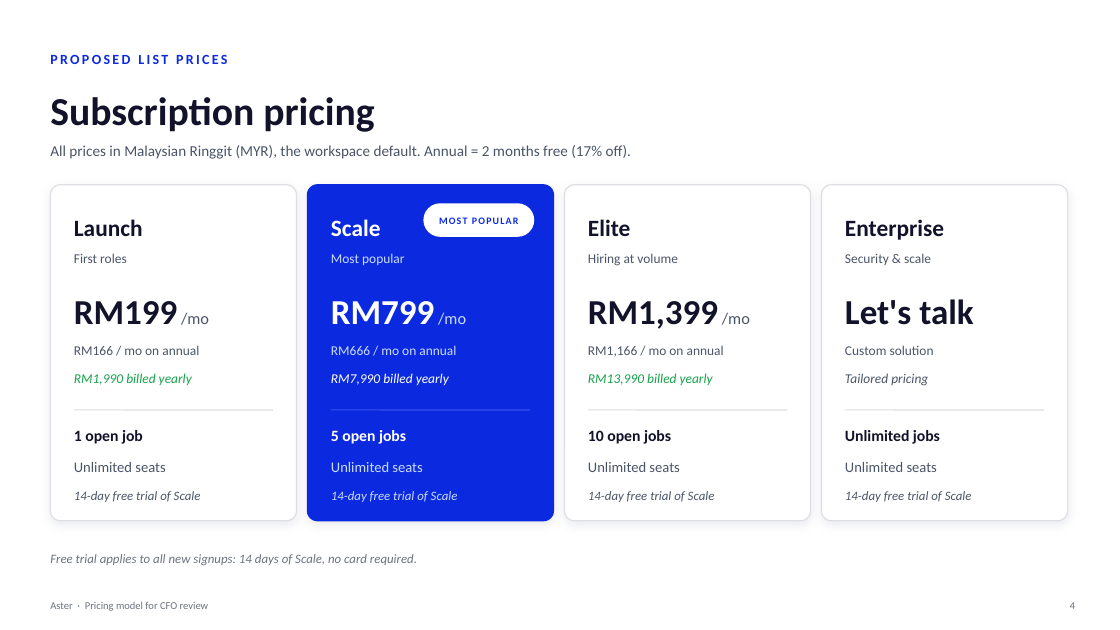
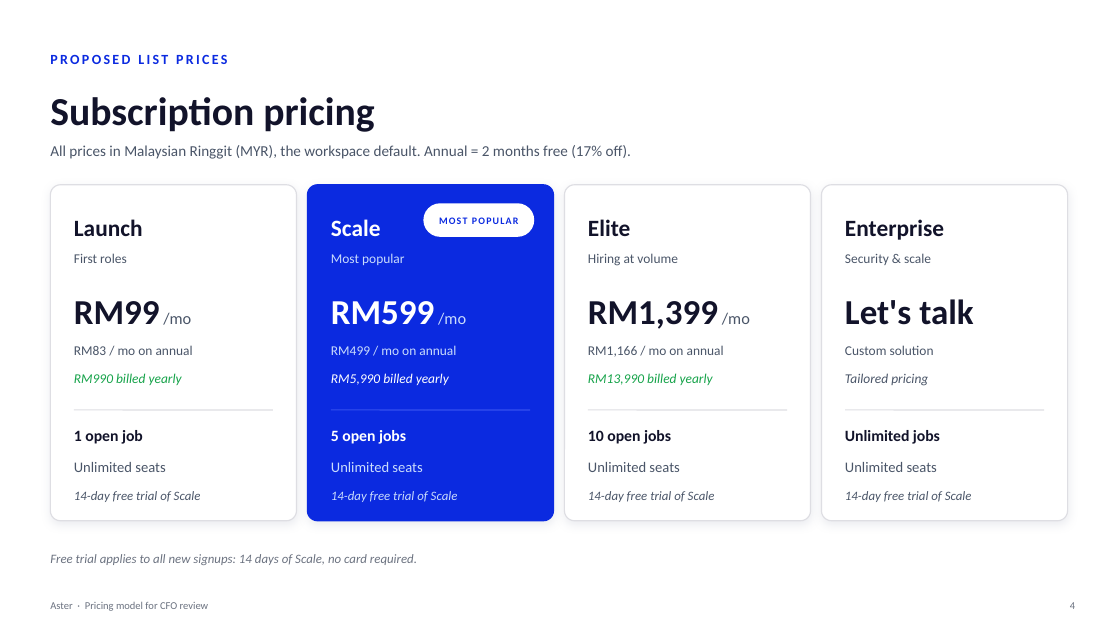
Before and after one commit to shahramly83/aster, a slide deck: slide 4 of docs/aster-pricing-cfo.pptx. Drawn at 1120x630 pixels with LibreOffice and Linux fonts; fonts in the diff are those of the drawing. Boxes give left, top, right and bottom in pixels: in the first picture for what was removed or moved away, otherwise in the second. Text is boxed around its words. In the diff, an @@ line names an element or a change of style, - is before the commit and + after.

```diff
--- a/docs/aster-pricing-cfo.pptx
+++ b/docs/aster-pricing-cfo.pptx
@@ text at [74,301,191,325]: text changed @@
-RM199 /mo
+RM99 /mo
@@ text at [331,301,466,325]: text changed @@
-RM799 /mo
+RM599 /mo
@@ text at [74,346,193,355]: text changed @@
-RM166 / mo on annual
+RM83 / mo on annual
@@ text at [331,345,456,355]: text changed @@
-RM666 / mo on annual
+RM499 / mo on annual
@@ text at [74,373,182,385]: text changed @@
-RM1,990 billed yearly
+RM990 billed yearly
@@ text at [331,373,449,385]: text changed @@
-RM7,990 billed yearly
+RM5,990 billed yearly
```
Also in this commit, not shown: 5 other slides changed.
